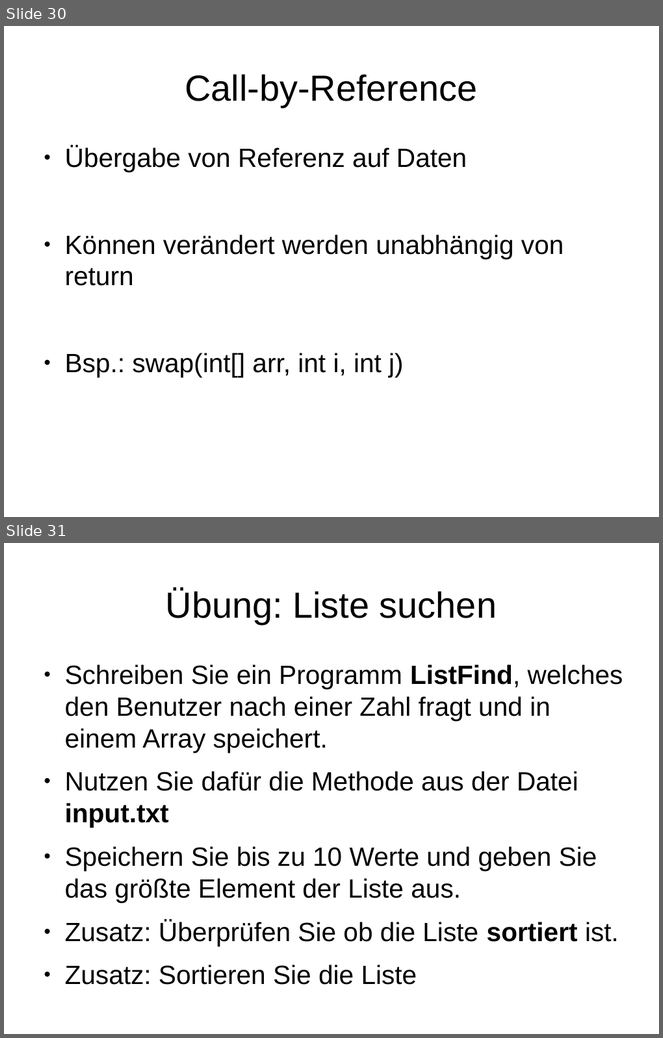
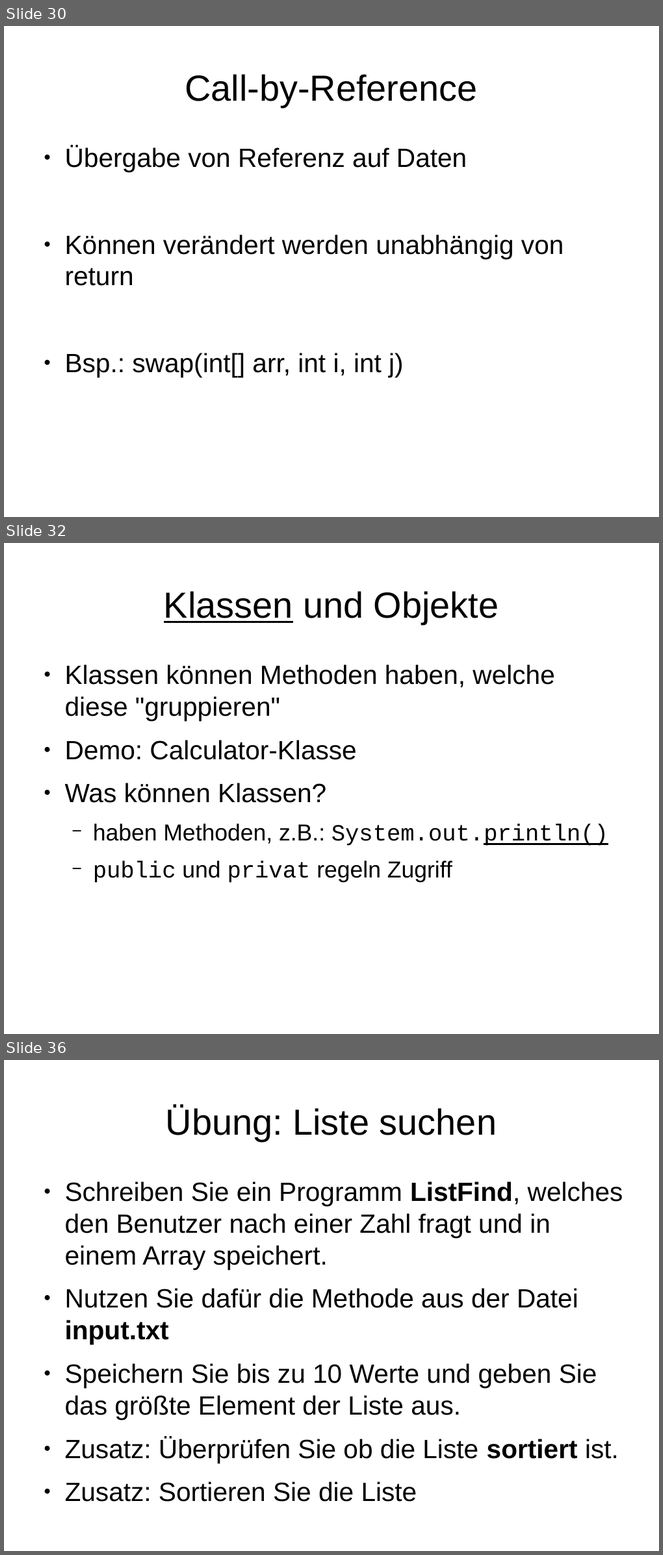
Before and after one commit to mn-io/hello-java, a slide deck: Vorlesung.odp. Shown one above the other, each under a label of ours: slides 30 and 31 before the commit, slides 30, 32 and 36 after it; the slides between them are not shown. The pictures are 663x1038 and 663x1555 pixels, drawn with LibreOffice and Linux fonts; fonts in the diff are those of the drawing. Boxes give left, top, right and bottom in pixels: in the first picture for what was removed or moved away, otherwise in the second. Text is boxed around its words. In the diff, an @@ line names an element or a change of style, - is before the commit and + after.

```diff
--- a/Vorlesung.odp
+++ b/Vorlesung.odp
@@ slide 32 added at <box>4,543,659,1034</box>, background #FFFFFF @@
@@ title added at <box>164,591,499,624</box>, 44 pt, text #000000 @@
+Klassen und Objekte
@@ text added at <box>65,665,608,883</box>, 32 pt, text #000000 @@
+● Klassen können Methoden haben, welche diese "gruppieren"
+● Demo: Calculator-Klasse
+● Was können Klassen?
+  − haben Methoden, z.B.: System.out.println()
+  − public und privat regeln Zugriff
@@ what was slide 31 is now slide 36 @@
```
Also in this commit, not shown: 8 slides changed, 6 other slides added, 3 slides removed, 1 other file.
